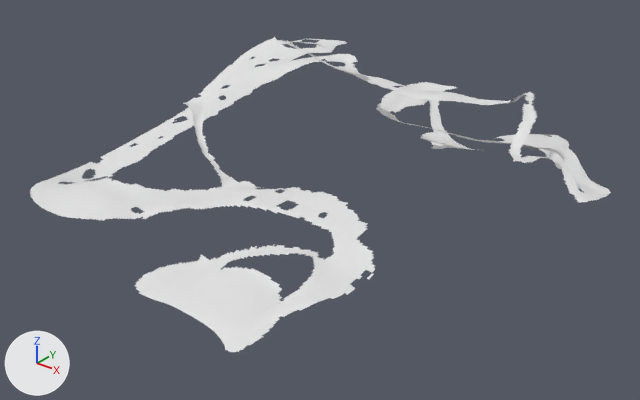
Renders of the FBX model Assets/Art/3D/Island Models/Island03_path01.fbx from each side of a commit.
The view is the same before and after, from a camera (50 mm lens) standing at (159.0, -227.0, 130.0) and looking at (1.0, -29.0, 7.0). Lighting does not change. The marker at lower left points along +X, +Y and +Z. The older version comes first.

In view in the first picture: 'Walkable_area'.
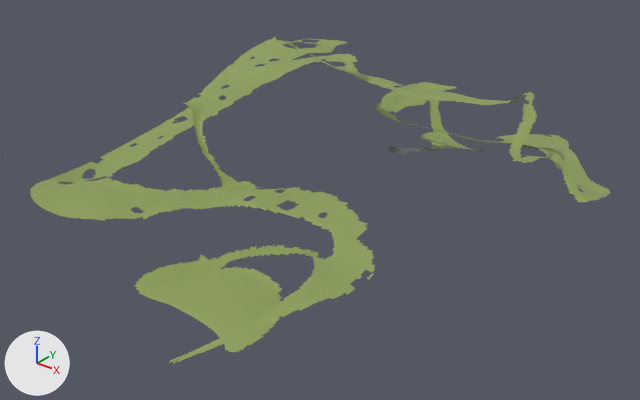
Changed parts and their boxes [x1, y1, x2, y2] in the pictures (640 x 400 px):
'Walkable_area', reshaped: before [29, 37, 611, 352]; after [29, 37, 611, 364]
part 1 of me_cube_034, added: after [385, 146, 444, 154]
part 2 of me_cube_034, added: after [169, 321, 255, 364]
part 3 of me_cube_034, recoloured (white to green): [29, 37, 611, 352] in both

The edits, one by one:
Material 'Rock' (mat_rock) is new.
Its base color is (0.152, 0.152, 0.152) (dark grey #6d6d6d).
Material 'Land' (mat_land) is new.
Its base color is (0.266, 0.354, 0.0995) (green #8da159).
me_cube_034 is used by ob_walkable_area; location (0.0, 0.0, 0.0).
me_cube_034 had 5765 vertices, 7013 faces and spanned x -82.0..82.0, y -107.0..82.0, z -1.0..47.0.
me_cube_034 now has 5850 vertices, 7099 faces and spans x -82.0..82.0, y -124.0..82.0, z -1.0..47.0.
me_cube_034 part 1: a new loose piece of 58 vertices spanning x -14.0..4.0, y 26.0..42.0, z 2.0..3.0, in mat_rock (dark grey #6d6d6d).
me_cube_034 part 2: a new loose piece of 27 vertices spanning x 34.0..43.0, y -124.0..-102.0, z 13.0..16.0, in mat_land (green #8da159).
me_cube_034 part 3: 7013 faces spanning x -82.0..82.0, y -107.0..82.0, z -1.0..47.0 switch from no material to mat_land (green #8da159).
me_cube_034 gains material mat_rock (dark grey #6d6d6d).
